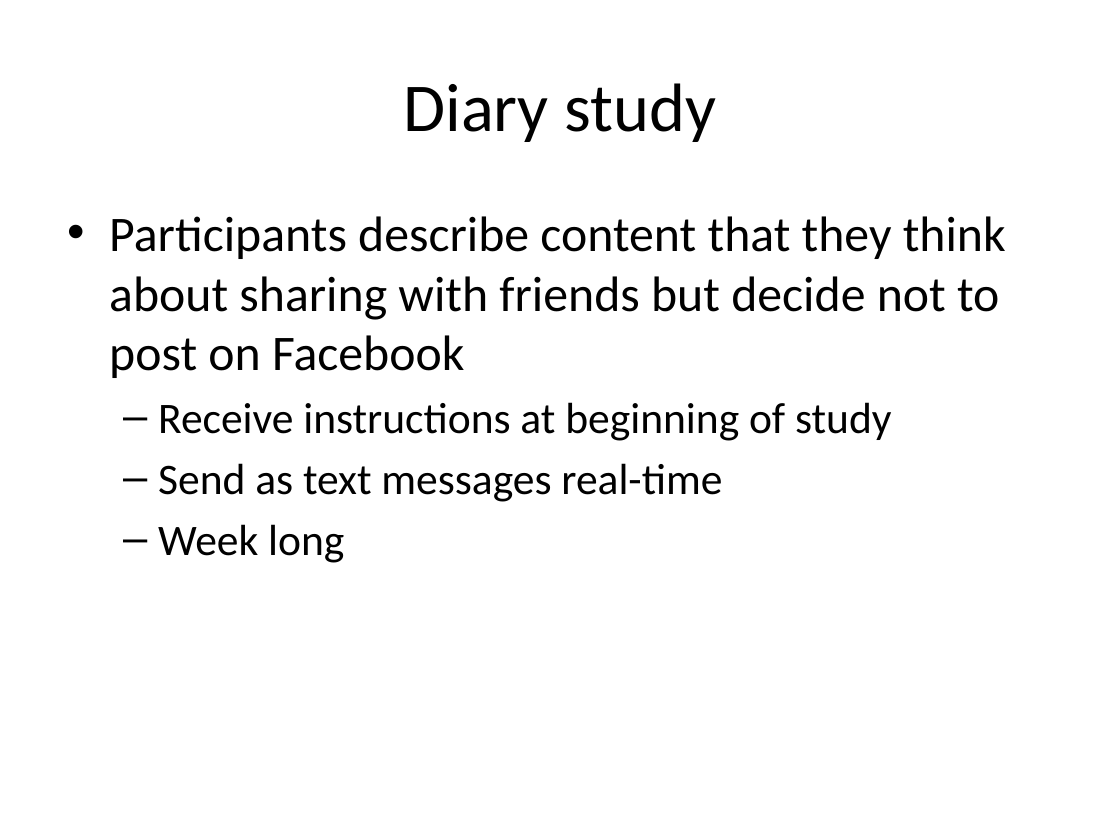
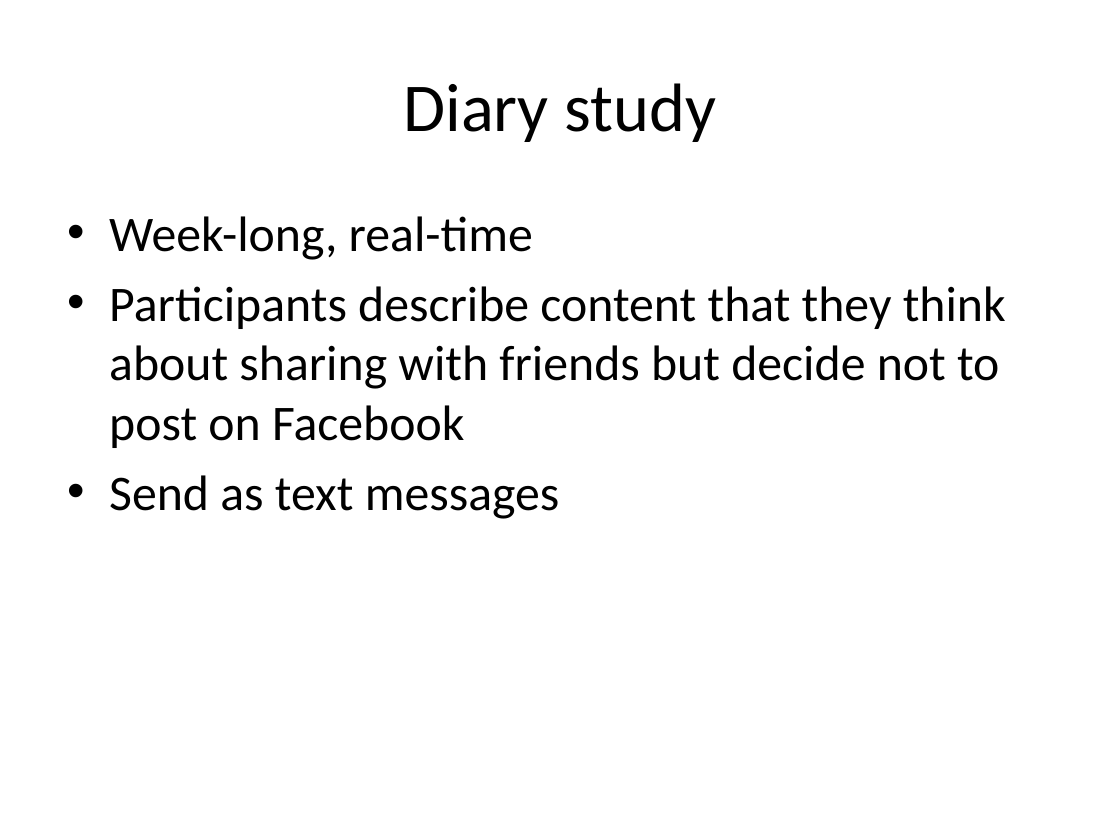
Before and after one commit to scyrusk/UPSFacebookFriendGrouping, a slide deck: slide 6 of ProgressReport/20111101ProgRepPresv1.pptx. Drawn at 1120x840 pixels with LibreOffice and Linux fonts; fonts in the diff are those of the drawing. Boxes give left, top, right and bottom in pixels: in the first picture for what was removed or moved away, otherwise in the second. Text is boxed around its words. In the diff, an @@ line names an element or a change of style, - is before the commit and + after.

Commit message:
Updated presentation

```diff
--- a/ProgressReport/20111101ProgRepPresv1.pptx
+++ b/ProgressReport/20111101ProgRepPresv1.pptx
@@ text at [109,216,533,260]: paragraph added @@
+• Week-long, real-time
@@ text at [109,475,560,519]: text changed; size 28 to 32 pt @@
-  – Receive instructions at beginning of study
-  – Send as text messages real-time
-  – Week long
+• Send as text messages
```
